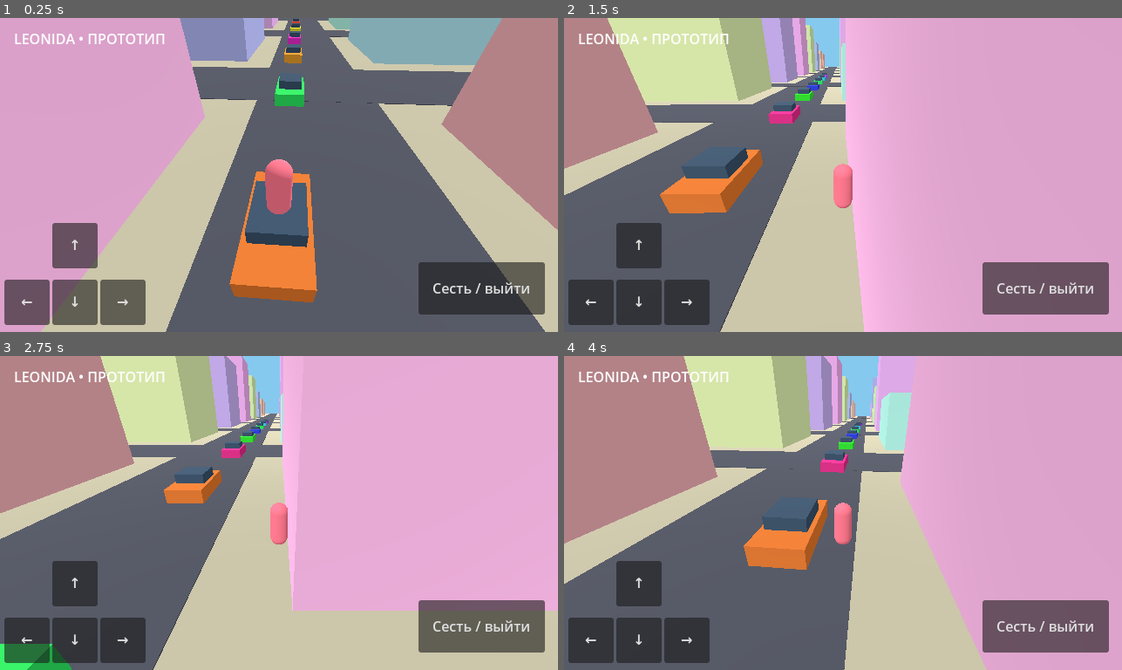
Above: before the commit, frames 1-4 (two rows, left to right).
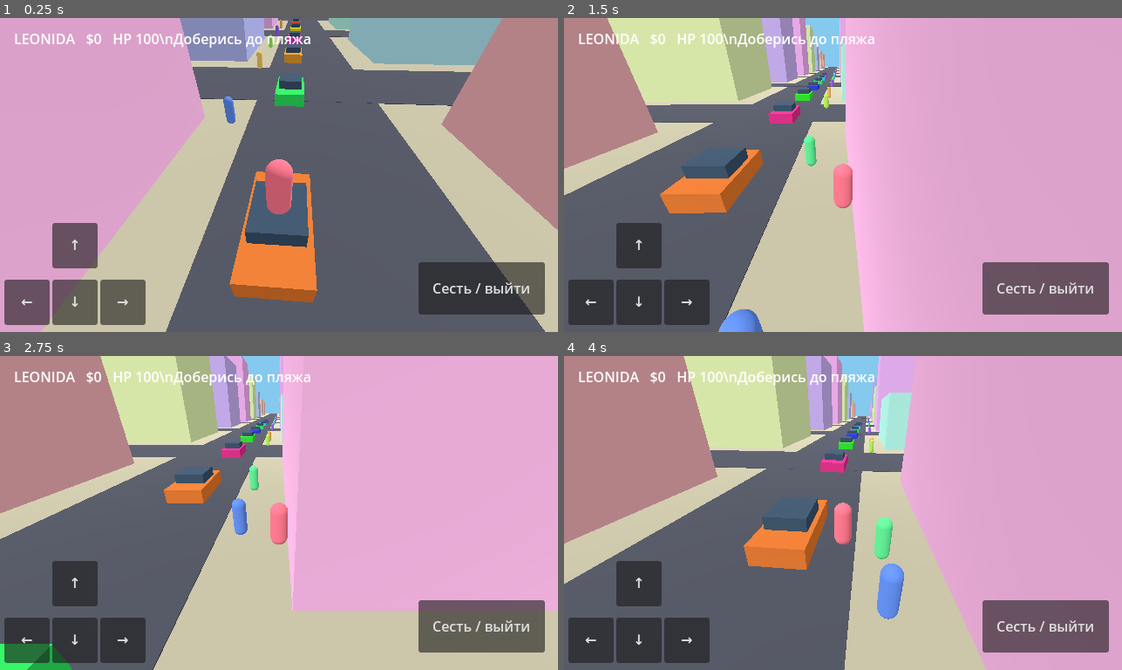
Above: after the commit, the same moments.

Repository: danilkononov1234-lab/GTA6-Pixel-Mobile
Game: Godot game, scene res://main.tscn
Same seed, same stepped clock (60 frames per second), same inputs: the game is played once before the commit and once after it.
Inputs:
- Up to frame 1 (0.25 s): no input
- Up to frame 2 (1.5 s): hold Right (ui_right) 0.53-1.28 s; hold Down (ui_down) from 1.28 s (still down)
- Up to frame 3 (2.75 s): release Down (ui_down) at 2.03 s; hold Right (ui_right) from 2.03 s (still down)
- Up to frame 4 (4 s): release Right (ui_right) at 2.78 s; hold Up (ui_up) 2.78-3.53 s; hold Left (ui_left) from 3.53 s (still down)

The runs differ from the first frame. In frame 1, 0.9% of the frame differs, in the area x 14-56%, y 0-34%; in frame 2, 1.3%; in frame 3, 1.0%; in frame 4, 1.7%, in the area x 14-61%, y 4-84%.

Commit message:
Add pedestrians and coastal exploration missions

Diff:
--- a/main.gd
+++ b/main.gd
@@ -1,6 +1,10 @@
 extends Node3D
 var player: CharacterBody3D
 var camera: Camera3D
+var pedestrians: Array[Node3D] = []
+var hud: Label
+var mission := 0
+var cash := 0
 var cars: Array[CharacterBody3D] = []
 var driving: CharacterBody3D
 var movement := Vector2.ZERO
@@ -112,9 +116,25 @@
 	camera.current = true
 	camera.position = player.position + Vector3(0,4,7)
 	camera.look_at(player.position)
+	for i in range(24):
+		var npc := Node3D.new()
+		add_child(npc)
+		npc.position = Vector3(5.5,0,-140+i*12)
+		var model := MeshInstance3D.new()
+		var mesh := CapsuleMesh.new()
+		mesh.height = 1.65
+		mesh.radius = 0.28
+		model.mesh = mesh
+		model.position.y = 0.85
+		var material := StandardMaterial3D.new()
+		material.albedo_color = Color.from_hsv(rng.randf(),0.6,0.85)
+		model.material_override = material
+		npc.add_child(model)
+		pedestrians.append(npc)
 	var ui := CanvasLayer.new()
 	add_child(ui)
 	var label := Label.new()
+	hud = label
 	label.text = "LEONIDA • ПРОТОТИП"
 	label.position = Vector2(16,12)
 	ui.add_child(label)
@@ -150,6 +170,18 @@
 			break
 
 func _physics_process(delta):
+	for i in range(pedestrians.size()):
+		var npc := pedestrians[i]
+		npc.position.z += delta * (1.2 if i % 2 == 0 else -1.2)
+		if absf(npc.position.z) > 175:
+			npc.position.z = -signf(npc.position.z)*174
+	if mission == 0 and player.position.z > 180:
+		mission = 1
+		cash += 250
+	if mission == 1 and player.position.z > 350:
+		mission = 2
+		cash += 500
+	hud.text = "LEONIDA   $%d   HP 100\\n%s" % [cash, ["Доберись до пляжа","Пересеки мост","Задания выполнены"][mission]]
 	movement = Input.get_vector("ui_left","ui_right","ui_up","ui_down")
 	for b in buttons:
 		if b.button_pressed or (b.has_meta("held") and b.get_meta("held")):
